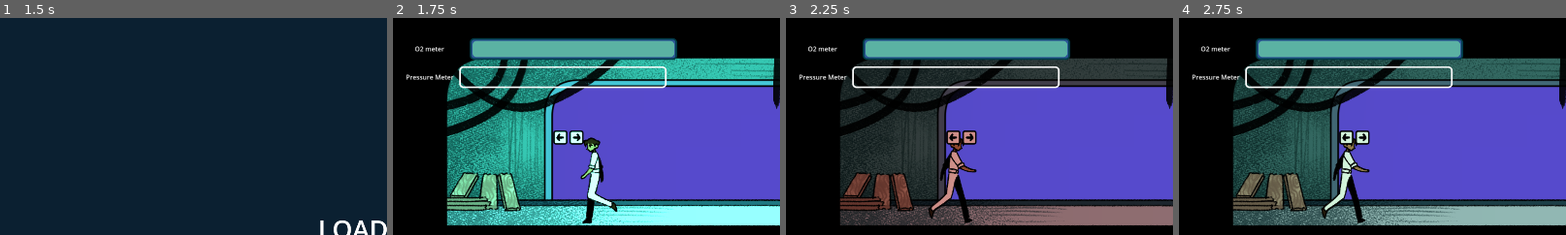
Above: before the commit, frames 1-4 (left to right).
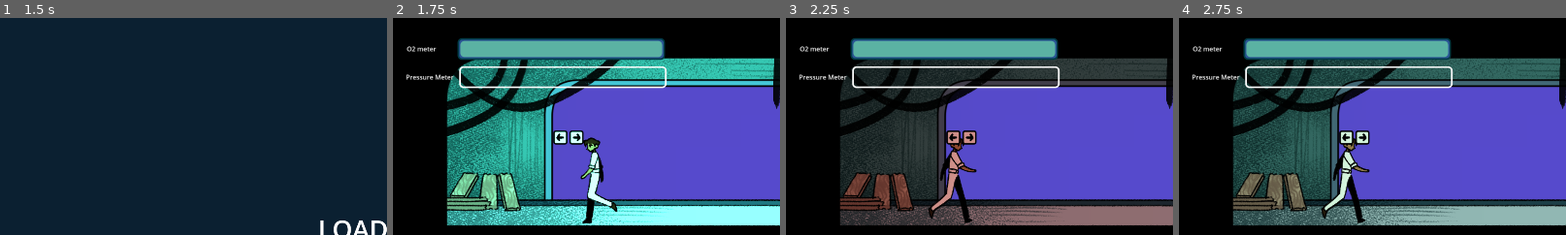
Above: after the commit, the same moments.

Repository: KenKomKom/garena2025
Game: Godot game, scene res://scenes/mainmenu.tscn
Two runs of this game, one before a commit and one after it. Both use one fixed random seed, a clock stepped at 60 frames per second and the inputs below. The project has no main scene, so this scene is started directly. The engine's default icon, where the game draws it, is replaced by a stand-in: a white triangle on a blue panel in a dark square.
Inputs:
- Up to frame 1 (1.5 s): click "Start Game" at 0.5 s; tap Enter at 1.25 s; hold D (rightp1) from 1.28 s (still down); hold Left (leftp2) from 1.28 s (still down)
- Up to frame 2 (1.75 s): keep holding D (rightp1); keep holding Left (leftp2)
- Up to frame 3 (2.25 s): release D (rightp1) at 2.03 s; release Left (leftp2) at 2.03 s; hold A (leftp1) from 2.03 s (still down); tap Right (rightp2) at 2.1 s
- Up to frame 4 (2.75 s): keep holding A (leftp1)
The pictures show only the part of the screen within x 0-50%, y 0-50%; the shares and areas given below are measured in that part.

Frame 1 is identical in both runs. In frame 2, 1.0% of the frame differs, in the area x 3-74%, y 9-20%; in frame 3, 1.0%; in frame 4, 1.0%.

Commit message:
commit after pull

Diff:
--- a/scenes/o_2_bar.tscn
+++ b/scenes/o_2_bar.tscn
@@ -34,7 +34,7 @@
 layout_mode = 0
 offset_right = 40.0
 offset_bottom = 40.0
-theme_override_constants/separation = 70
+theme_override_constants/separation = 60
 alignment = 1
 
 [node name="Label" type="Label" parent="HBoxContainer"]
--- a/scenes/ship.tscn
+++ b/scenes/ship.tscn
@@ -214,9 +214,9 @@
 grow_horizontal = 0
 
 [node name="o2bar" parent="CanvasLayer" instance=ExtResource("8_p8u8m")]
-offset_left = 54.0
+offset_left = 34.0
 offset_top = 57.0
-offset_right = 54.0
+offset_right = 34.0
 offset_bottom = 57.0
 
 [node name="pressurebar" parent="CanvasLayer" instance=ExtResource("9_o8ebk")]
@@ -255,7 +255,7 @@
 next_lever = NodePath("../nuclear_lever")
 
 [node name="switch" parent="." instance=ExtResource("14_6nbof")]
-position = Vector2(1362, 339)
+position = Vector2(1346, 339)
 
 [node name="Node2D" type="Node2D" parent="."]
 
@@ -327,7 +327,7 @@
 
 [node name="SeaLight" type="PointLight2D" parent="Lightnings"]
 visibility_layer = 2
-position = Vector2(1014, 313)
+position = Vector2(978, 313)
 energy = 0.21
 range_item_cull_mask = 3
 shadow_enabled = true
--- a/scenes/switch.tscn
+++ b/scenes/switch.tscn
@@ -7,7 +7,7 @@
 [ext_resource type="Texture2D" uid="uid://cc07hyvwd1mfi" path="res://assets/R.png" id="5_2ipcu"]
 
 [sub_resource type="RectangleShape2D" id="RectangleShape2D_2lqhc"]
-size = Vector2(20, 89)
+size = Vector2(41, 89)
 
 [node name="switch" type="Node2D"]
 script = ExtResource("1_rgfxr")
@@ -15,7 +15,7 @@
 [node name="Area2D" type="Area2D" parent="."]
 
 [node name="CollisionShape2D" type="CollisionShape2D" parent="Area2D"]
-position = Vector2(0, 0.5)
+position = Vector2(-2.5, 0.5)
 shape = SubResource("RectangleShape2D_2lqhc")
 
 [node name="VBoxContainer" type="VBoxContainer" parent="."]
